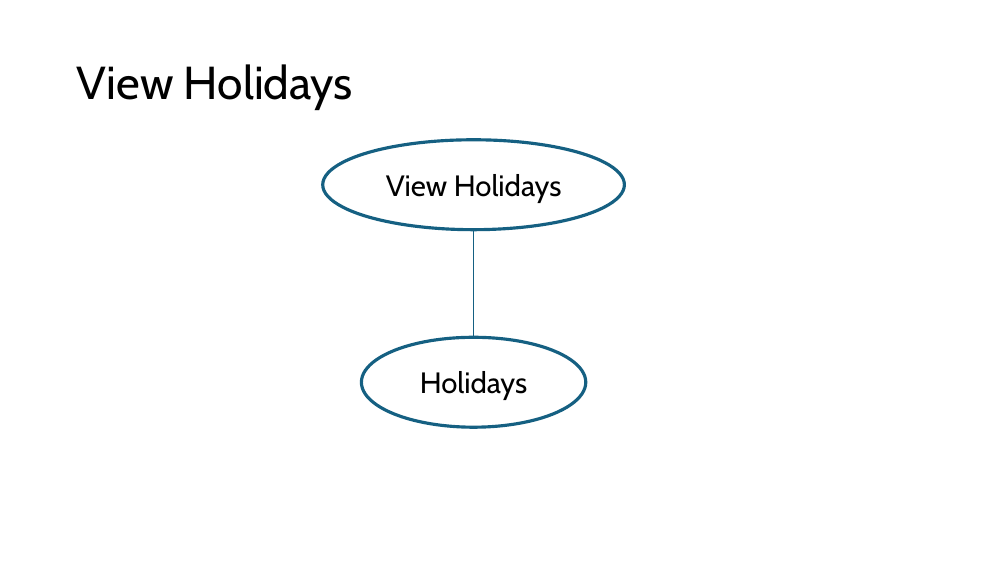
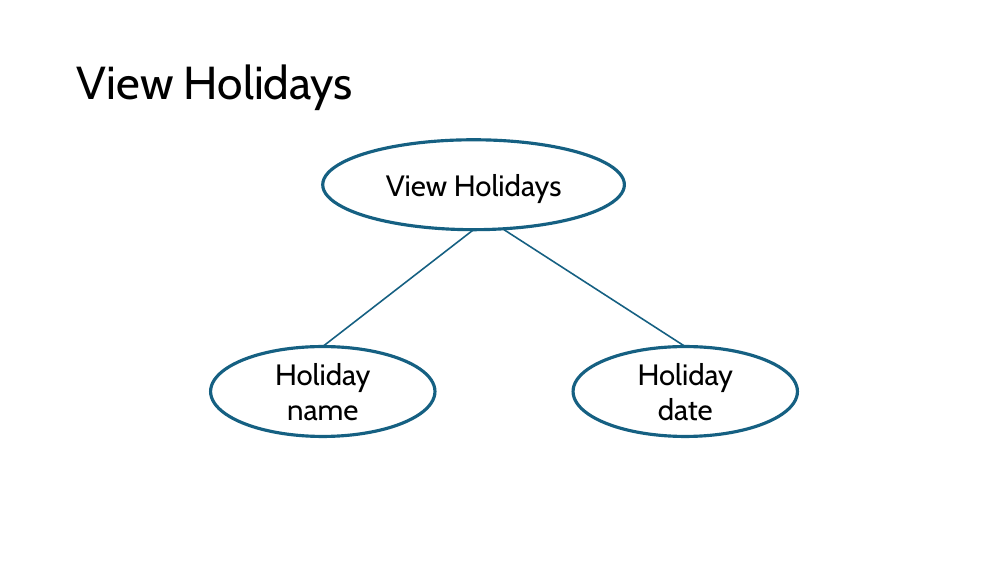
Before and after one commit to dhua7/buzzbuy_cs6400_project, a slide deck: slide 3 of Phase_1/Oval diagrams.pptx. Drawn at 1008x567 pixels with LibreOffice and Linux fonts; fonts in the diff are those of the drawing. Boxes give left, top, right and bottom in pixels: in the first picture for what was removed or moved away, otherwise in the second. Text is boxed around its words. In the diff, an @@ line names an element or a change of style, - is before the commit and + after.

Commit message:
Add files via upload
Update with correct view holiday diagram

```diff
--- a/Phase_1/Oval diagrams.pptx
+++ b/Phase_1/Oval diagrams.pptx
@@ line moved from (473, 230) - (473, 337) to (473, 230) - (323, 346) @@
@@ line added from (504, 230) to (685, 346), #156082 1.5 pt @@
@@ ellipse "Holiday name": place and size @@
-ellipse "Holiday name" at box(361, 337, 586, 427)
+ellipse "Holiday name" at box(211, 346, 436, 436)
@@ ellipse added at box(573, 346, 798, 436), outline #156082 3 pt, 28 pt, text #000000 @@
+Holiday date
@@ text in ellipse at box(275, 363, 370, 421): text changed @@
-Holidays
+Holiday name
```
